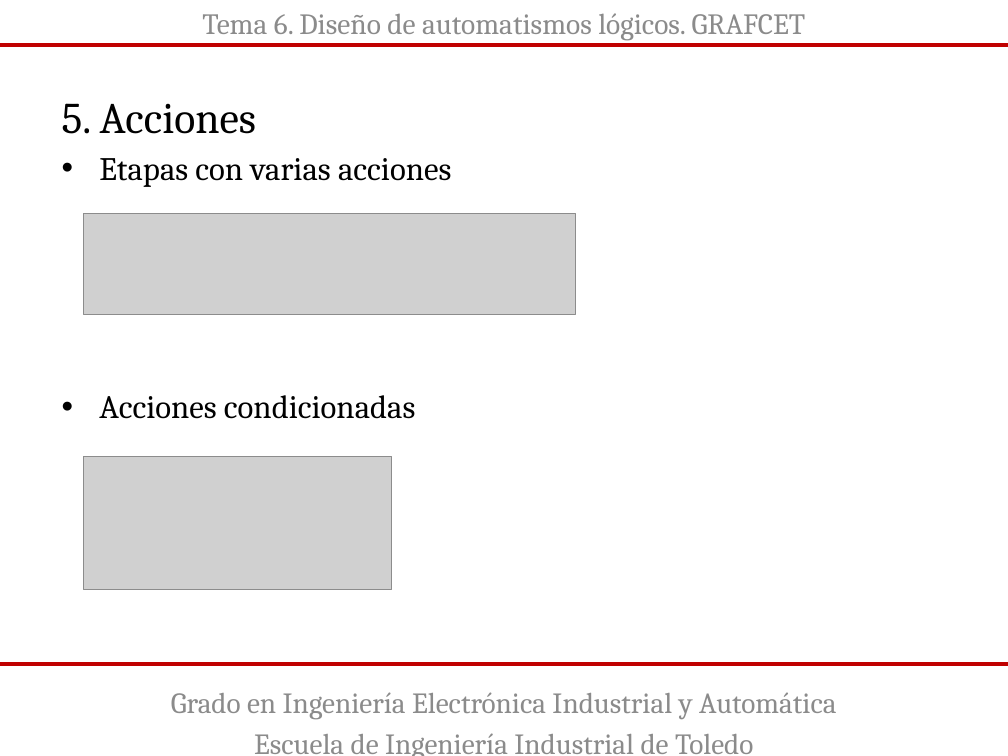
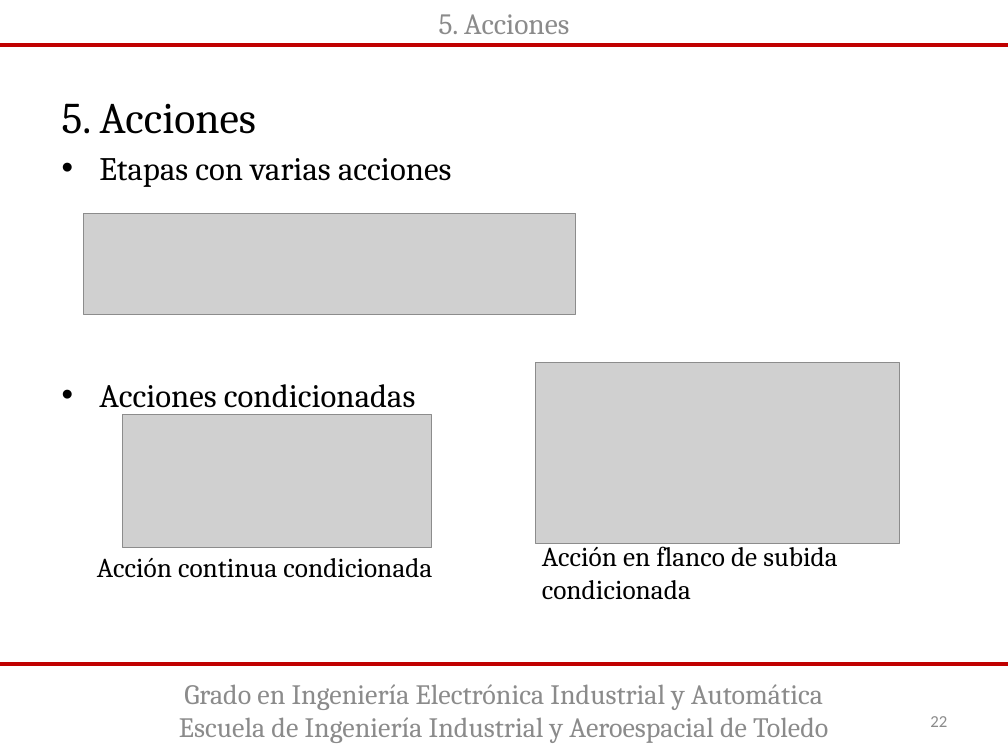
Before and after one commit to guillermorubio345/AutomatizacionIndustrial, a slide deck: slide 22 of Diseño de automatismos lógicos GRAFCET.pptx. Drawn at 1008x756 pixels with LibreOffice and Linux fonts; fonts in the diff are those of the drawing; grey boxes stand for pictures. Boxes give left, top, right and bottom in pixels: in the first picture for what was removed or moved away, otherwise in the second. Text is boxed around its words. In the diff, an @@ line names an element or a change of style, - is before the commit and + after.

Commit message:
Actualizada presentacion de Grafcet

```diff
--- a/Diseño de automatismos lógicos GRAFCET.pptx
+++ b/Diseño de automatismos lógicos GRAFCET.pptx
@@ text at [439,14,569,34]: text changed @@
-Tema 6. Diseño de automatismos lógicos. GRAFCET
+5. Acciones
@@ text "Acciones condicionadas" rewrapped from [99,395,416,419] to [99,384,416,415] @@
@@ picture added at [536,362,900,543] @@
@@ picture: place and size @@
-picture at [84,457,392,590]
+picture at [123,414,431,547]
@@ text added at [97,558,432,578], 19.5 pt, text #000000 @@
+Acción continua condicionada
@@ text added at [542,541,837,600], 19.5 pt, text #000000 @@
+Acción en flanco de subida condicionada
@@ text "Grado en Ingeniería Electrónica Industrial ...": place and size @@
-text "Grado en Ingeniería Electrónica Industrial ..." at [171,692,836,756]
+text "Grado en Ingeniería Electrónica Industrial ..." at [179,684,828,743]
@@ text "Grado en Ingeniería Electrónica Industrial ..." at [179,684,828,743]: vertical alignment top to middle @@
@@ text at [184,684,823,710]: size 20.9 to 20 pt in "Grado en Ingeniería Electrónica Industrial y Automática"; less space between paragraphs @@
@@ text at [179,717,828,743]: text changed; size 20.9 to 20 pt @@
-Escuela de Ingeniería Industrial de Toledo
+Escuela de Ingeniería Industrial y Aeroespacial de Toledo
@@ page number added at [930,716,947,727], 12 pt, text #8C8C8C @@
+22
```
Also in this commit, not shown: 27 other slides changed, 2 other files.
